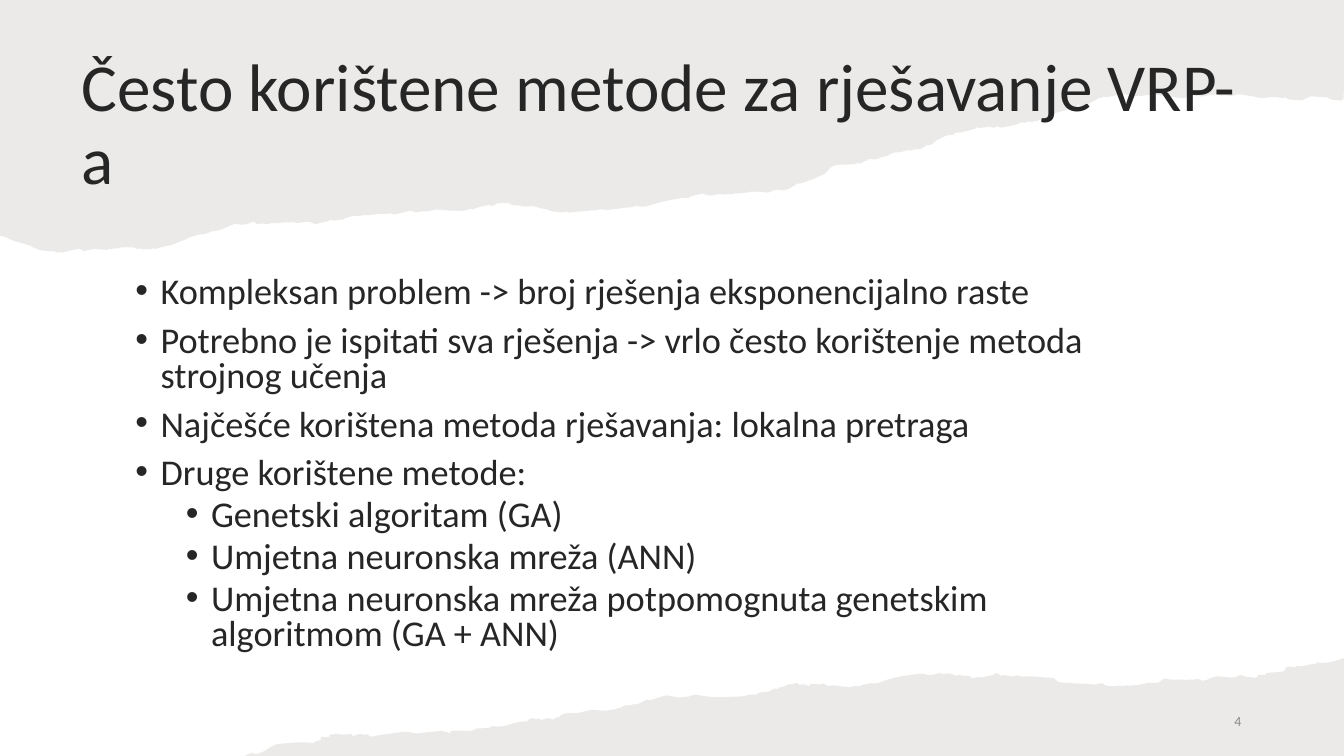
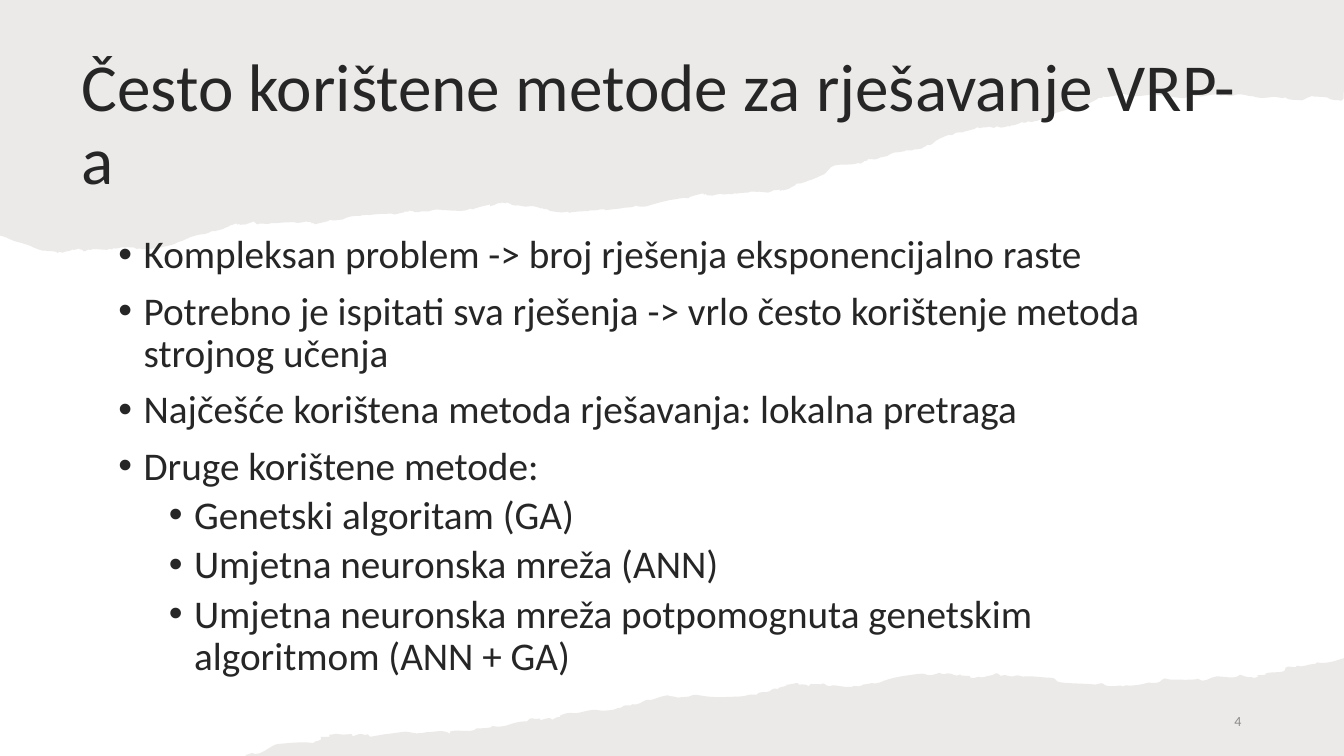
Before and after one commit to TinJukic/Seminar-2, a slide deck: slide 4 of Rješavanje problema usmjeravanja električnih vozila - Tin Jukić.pptx. Drawn at 1344x756 pixels with LibreOffice and Linux fonts; fonts in the diff are those of the drawing. Boxes give left, top, right and bottom in pixels: in the first picture for what was removed or moved away, otherwise in the second. Text is boxed around its words. In the diff, an @@ line names an element or a change of style, - is before the commit and + after.

```diff
--- a/Rješavanje problema usmjeravanja električnih vozila - Tin Jukić.pptx
+++ b/Rješavanje problema usmjeravanja električnih vozila - Tin Jukić.pptx
@@ text "Kompleksan problem -> broj rješenja ...": place and size @@
-text "Kompleksan problem -> broj rješenja ..." at (161,278,1082,653)
+text "Kompleksan problem -> broj rješenja ..." at (144,240,1139,677)
@@ text at (144,240,1139,585): size 25.9 to 28 pt in "Kompleksan problem -> broj rješenja eksponencijalno raste", "Potrebno je ispitati sva rješenja -> vrlo ...", "Najčešće korištena metoda rješavanja: lokalna pretraga", "Druge korištene metode:" and 2 more places; line spacing 0.8 to 0.9 @@
@@ text at (194,600,1032,677): text changed; size 25.9 to 28 pt @@
-  • Umjetna neuronska mreža potpomognuta genetskim algoritmom (GA + ANN)
+  • Umjetna neuronska mreža potpomognuta genetskim algoritmom (ANN + GA)
```
Also in this commit, not shown: 7 other slides changed, 2 slides added, 1 slide removed, 2 other files.
